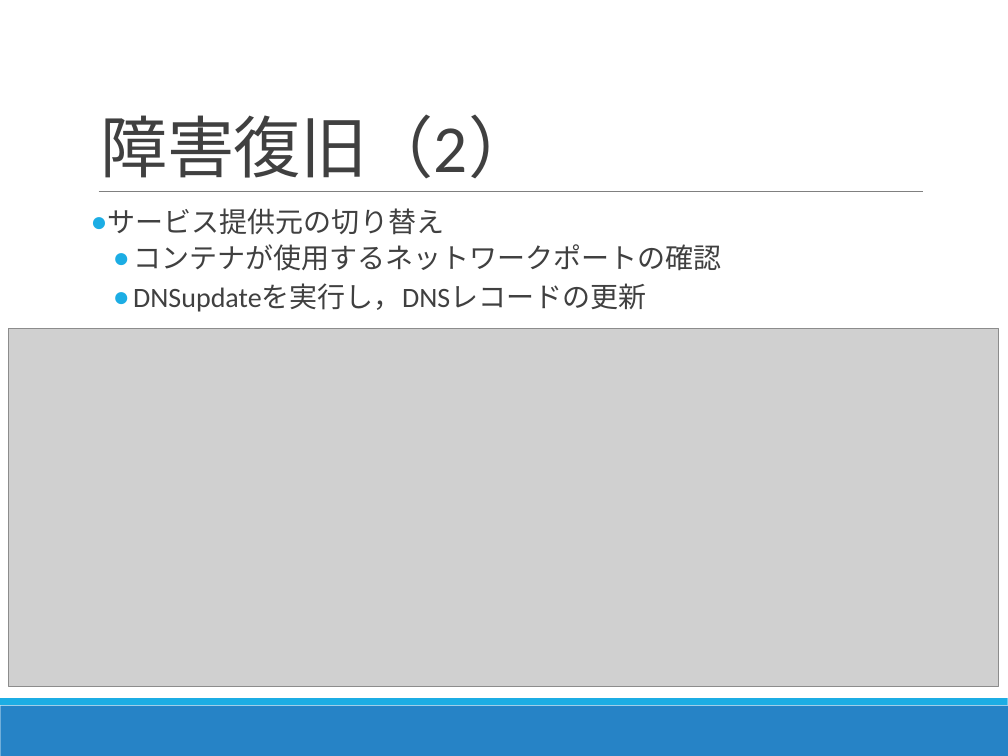
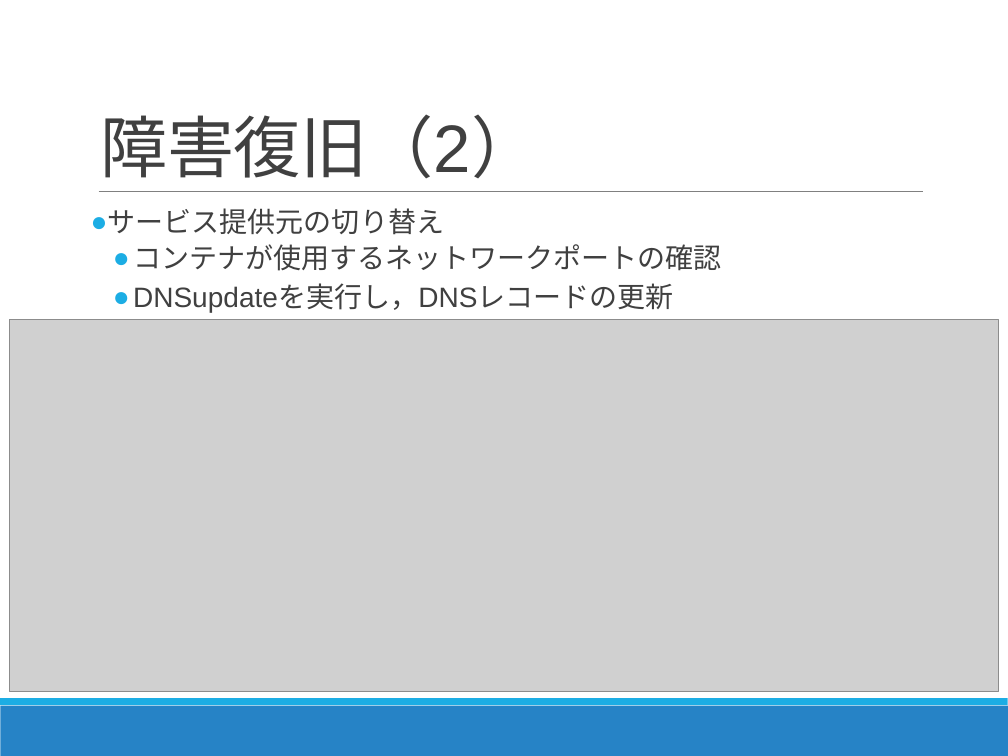
Before and after one commit to Kota0823/Document, a slide deck: slide 19 of 輪講2019-1_鈴木洸太.pptx. Drawn at 1008x756 pixels with LibreOffice and Linux fonts; fonts in the diff are those of the drawing; grey boxes stand for pictures. Boxes give left, top, right and bottom in pixels: in the first picture for what was removed or moved away, otherwise in the second. Text is boxed around its words. In the diff, an @@ line names an element or a change of style, - is before the commit and + after.

```diff
--- a/輪講2019-1_鈴木洸太.pptx
+++ b/輪講2019-1_鈴木洸太.pptx
@@ title "障害復旧（2）" at (101,114,539,179): font Calibri to Arial @@
@@ text "サービス提供元の切り替え" at (108,208,722,312): font Calibri to Arial @@
@@ picture: place and size @@
-picture at (9,329,999,686)
+picture at (10,320,999,692)
```
Also in this commit, not shown: 33 other slides changed, 1 other file.
